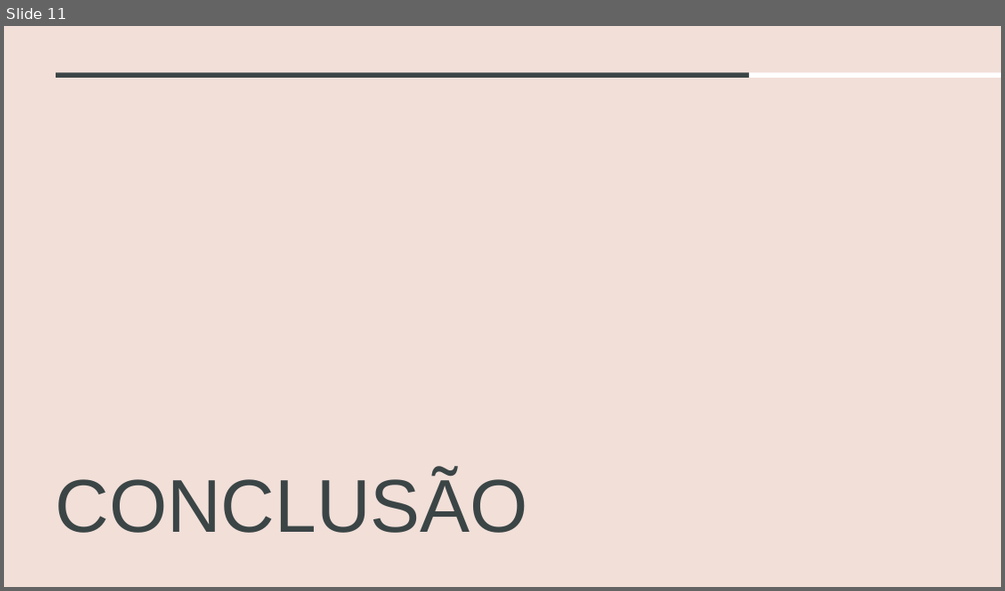
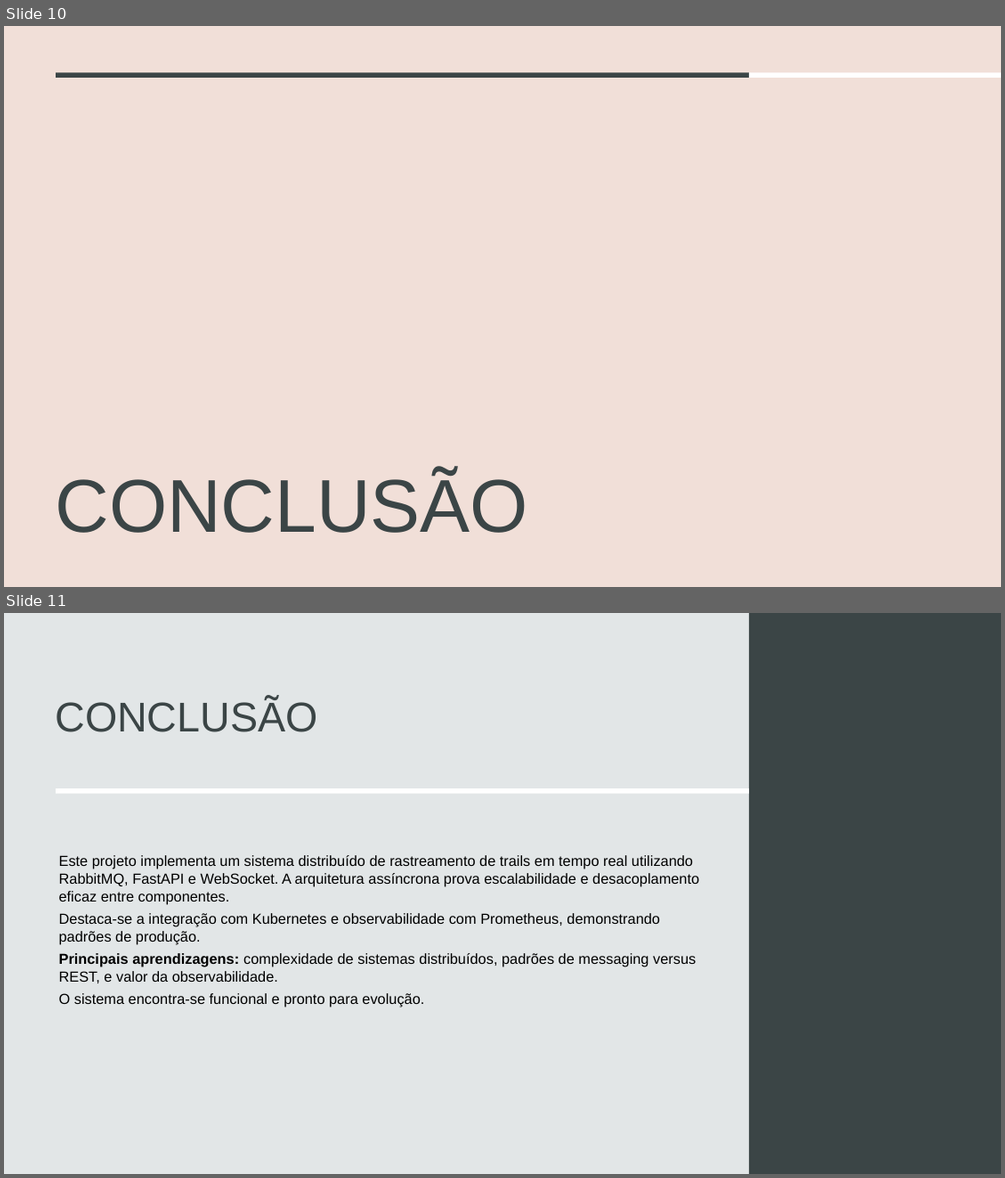
Before and after one commit to Getmeapint/SistemasDist, a slide deck: docs/Sistema de Streaming de Eventos em Tempo Real com RabbitMQ.pptx. Shown one above the other, each under a label of ours: slide 11 before the commit, slides 10 and 11 after it. The pictures are 1005x591 and 1005x1178 pixels, drawn with LibreOffice and Linux fonts; fonts in the diff are those of the drawing. Boxes give left, top, right and bottom in pixels: in the first picture for what was removed or moved away, otherwise in the second. Text is boxed around its words. In the diff, an @@ line names an element or a change of style, - is before the commit and + after.

```diff
--- a/docs/Sistema de Streaming de Eventos em Tempo Real com RabbitMQ.pptx
+++ b/docs/Sistema de Streaming de Eventos em Tempo Real com RabbitMQ.pptx
@@ slide 11 added at bbox=[4, 613, 1001, 1174], background #E2E6E7 @@
@@ rectangle added at bbox=[749, 613, 1001, 1174], fill #3B4546 @@
@@ title added at bbox=[55, 698, 317, 732], 40 pt, text #3B4546 @@
+CONCLUSÃO
@@ rectangle added at bbox=[56, 788, 749, 794], fill #FFFFFF @@
@@ text added at bbox=[59, 855, 699, 1007], 14 pt, text #000000 @@
+Este projeto implementa um sistema distribuído de rastreamento de trails em tempo real utilizando RabbitMQ, FastAPI e WebSocket. A arquitetura assíncrona prova escalabilidade e desacoplamento eficaz entre componentes.
+Destaca-se a integração com Kubernetes e observabilidade com Prometheus, demonstrando padrões de produção.
+Principais aprendizagens: complexidade de sistemas distribuídos, padrões de messaging versus REST, e valor da observabilidade.
+O sistema encontra-se funcional e pronto para evolução.
@@ what was slide 11 is now slide 10 @@
```
Also in this commit, not shown: 2 slides changed, 2 other slides added, 4 slides removed.
